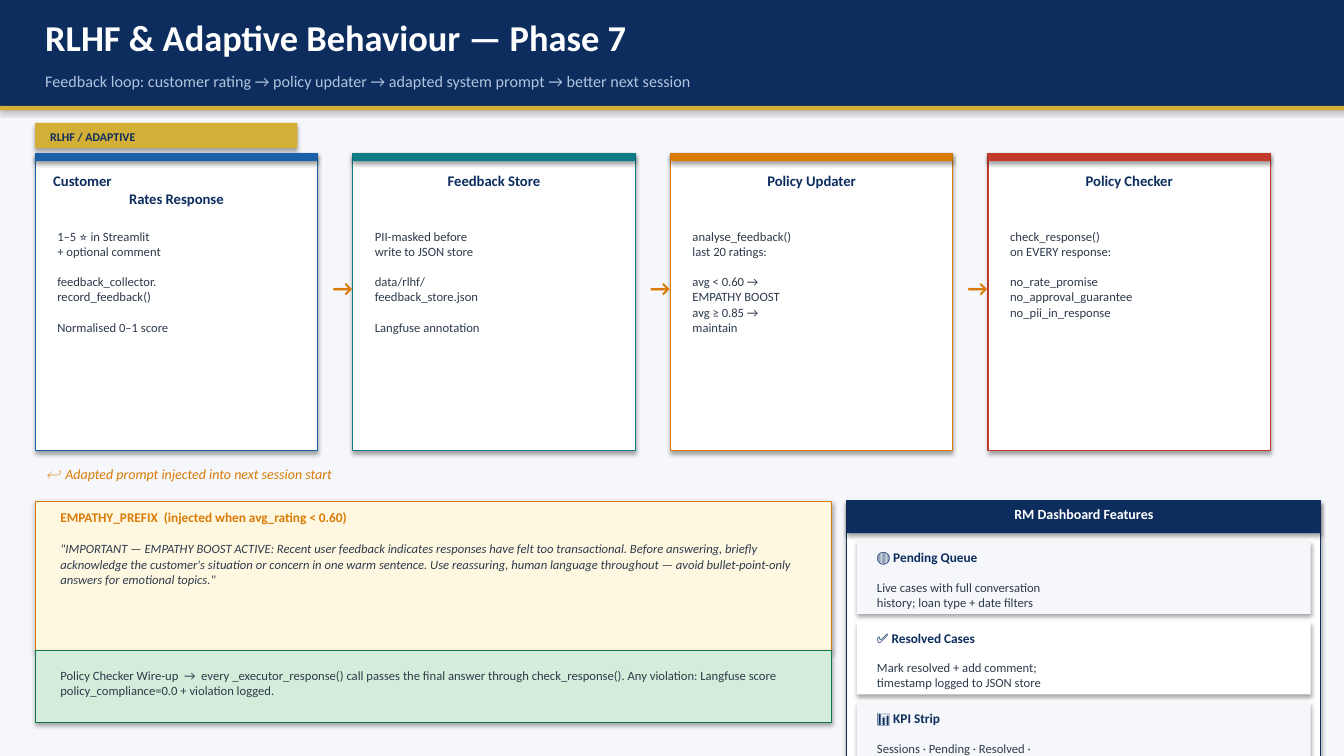
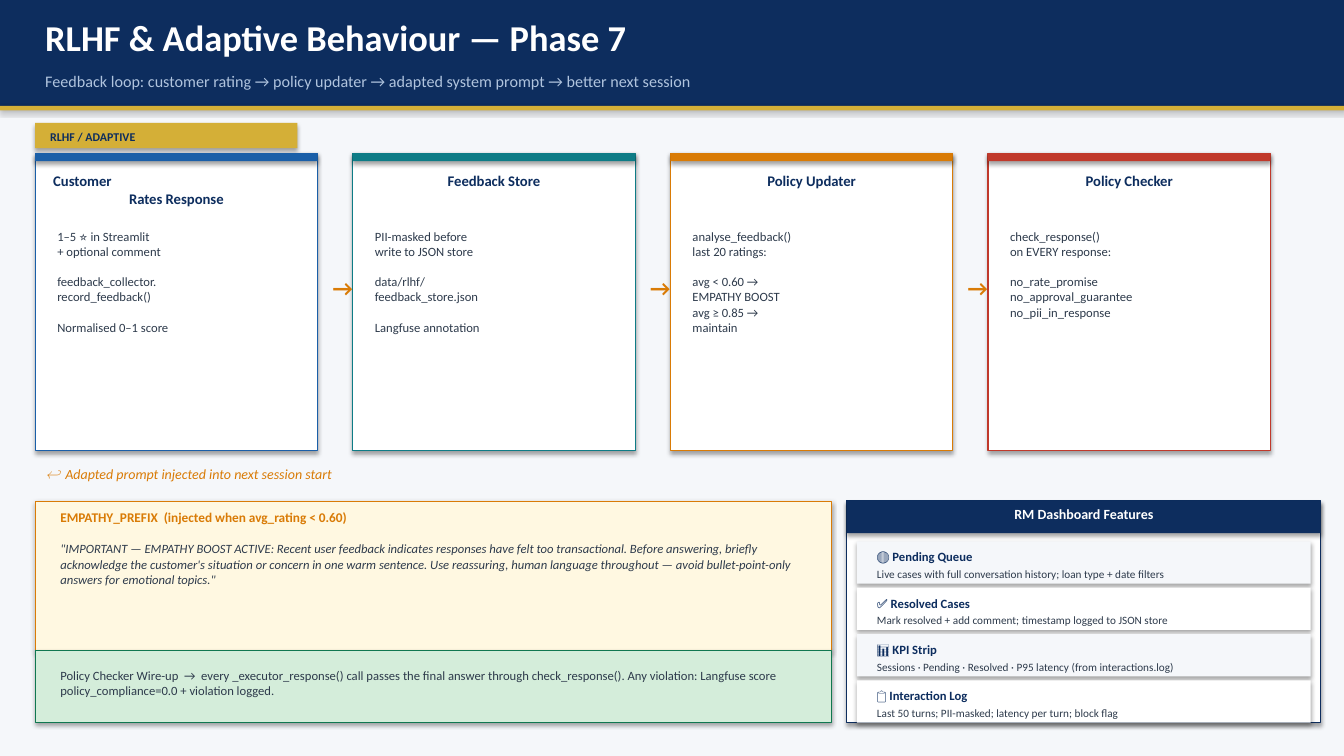
Before and after one commit to manojbansal-projects/LoanCopilot, a slide deck: slide 11 of docs/capstone_presentation.pptx. Drawn at 1344x756 pixels with LibreOffice and Linux fonts; fonts in the diff are those of the drawing. Boxes give left, top, right and bottom in pixels: in the first picture for what was removed or moved away, otherwise in the second. Text is boxed around its words. In the diff, an @@ line names an element or a change of style, - is before the commit and + after.

```diff
--- a/docs/capstone_presentation.pptx
+++ b/docs/capstone_presentation.pptx
@@ rectangle: place and size @@
-rectangle at (847,501,1321,756)
+rectangle at (847,501,1321,723)
@@ rectangle: place and size @@
-rectangle at (857,541,1311,614)
+rectangle at (857,541,1311,584)
@@ text "Live cases with full conversation ...": place and size @@
-text "Live cases with full conversation ..." at (877,583,1040,609)
+text "Live cases with full conversation ..." at (877,570,1164,580)
@@ rectangle: place and size @@
-rectangle at (857,622,1311,695)
+rectangle at (857,588,1311,630)
@@ text "✅ Resolved Cases": place and size @@
-text "✅ Resolved Cases" at (892,633,975,643)
+text "✅ Resolved Cases" at (891,599,970,608)
@@ text "Mark resolved + add comment; ...": place and size @@
-text "Mark resolved + add comment; ..." at (877,663,1041,689)
+text "Mark resolved + add comment; ..." at (877,616,1167,626)
@@ rectangle: place and size @@
-rectangle at (857,703,1311,756)
+rectangle at (857,634,1311,677)
@@ size 9.5 to 9 pt in 3 elements at (892,552,973,563), (891,599,970,608), (892,645,937,656) @@
@@ size 9 to 8 pt in 3 elements at (877,570,1164,580), (877,616,1167,626), (877,663,1174,673) @@
@@ text "📊 KPI Strip": place and size @@
-text "📊 KPI Strip" at (893,713,940,725)
+text "📊 KPI Strip" at (892,645,937,656)
@@ text "Sessions · Pending · Resolved ...": place and size @@
-text "Sessions · Pending · Resolved ..." at (877,744,1025,755)
+text "Sessions · Pending · Resolved ..." at (877,663,1174,673)
@@ rectangle added at (857,681,1311,723), fill #FFFFFF @@
@@ text added at (877,709,1118,719), 8 pt, text #2D3A4B @@
+Last 50 turns; PII-masked; latency per turn; block flag
@@ text added at (889,691,967,702), 9 pt, text #0D2D5E, bold @@
+📋 Interaction Log
```
Also in this commit, not shown: 4 other slides changed, 1 other file.
